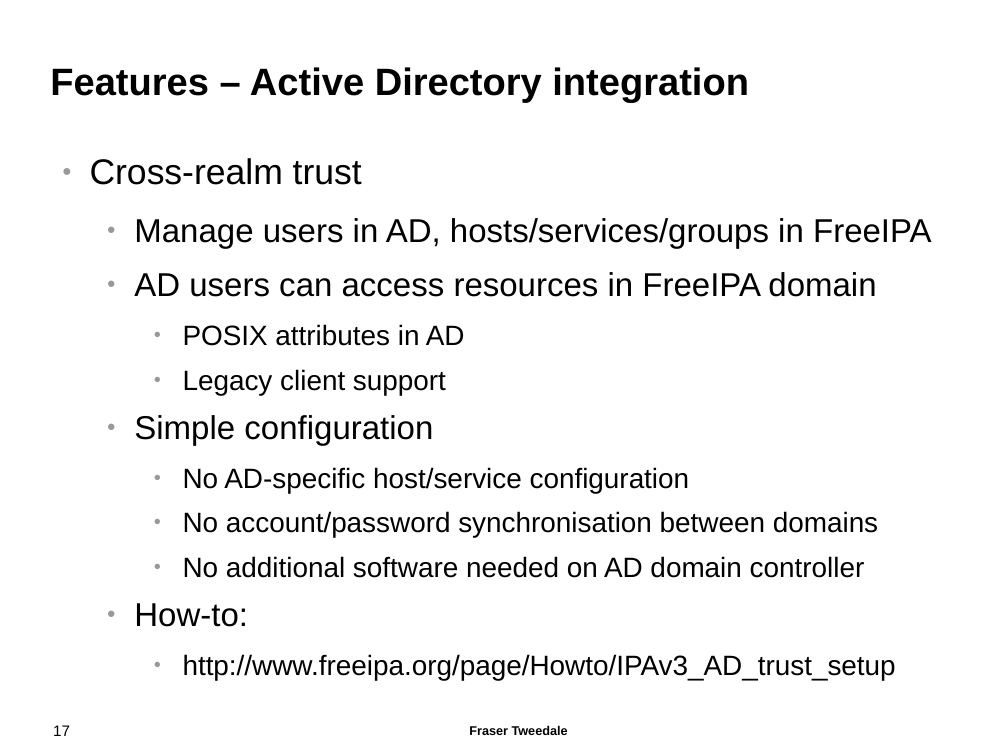
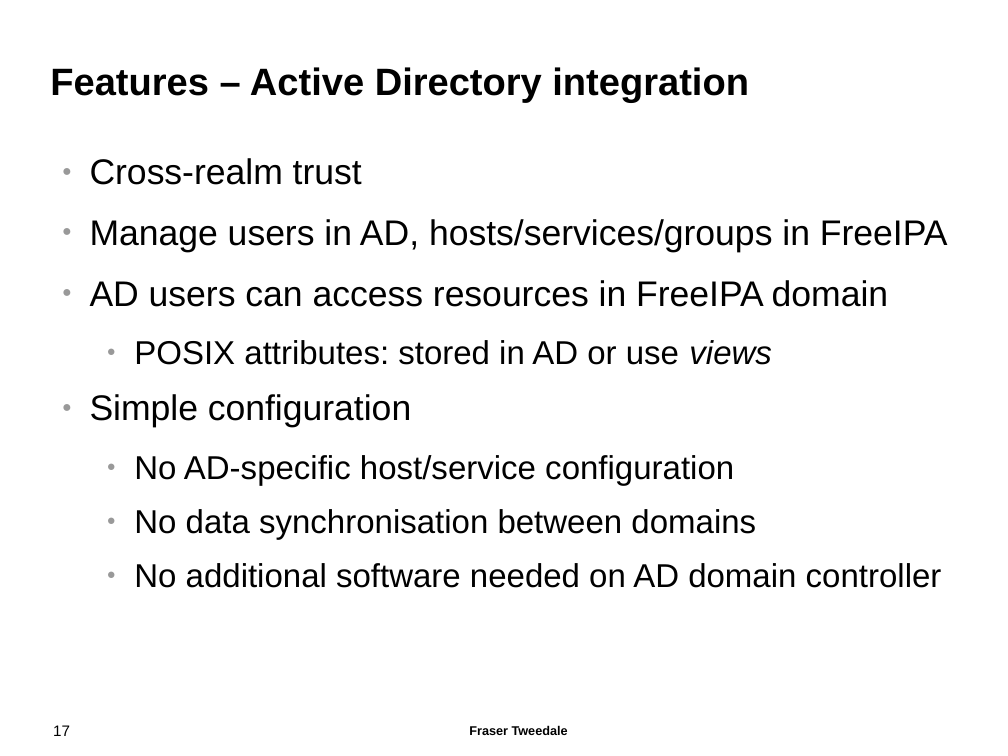
Before and after one commit to frasertweedale/talks, a slide deck: slide 17 of 20141106-osdc-freeipa/osdc2014-freeipa.odp. Drawn at 1008x756 pixels with LibreOffice and Linux fonts; fonts in the diff are those of the drawing; background and template pictures are left out. Boxes give left, top, right and bottom in pixels: in the first picture for what was removed or moved away, otherwise in the second. Text is boxed around its words. In the diff, an @@ line names an element or a change of style, - is before the commit and + after.

Commit message:
osdc2014-freeipa: update slides

```diff
--- a/20141106-osdc-freeipa/osdc2014-freeipa.odp
+++ b/20141106-osdc-freeipa/osdc2014-freeipa.odp
@@ text at [90,219,948,588]: size 26 to 28 pt in "Manage users in AD, hosts/services/groups in FreeIPA", "AD users can access resources in FreeIPA ...", "Simple configuration"; size 22 to 26 pt in "No AD-specific host/service configuration", "No additional software needed on AD domain ..."; list level 2 to 1 in "Manage users in AD, hosts/services/groups ..."; list level 2 to 1 in "AD users can access resources ..."; list level 2 to 1 in "Simple configuration"; list level 3 to 2 in "No AD-specific host/service configuration"; list level 3 to 2 in "No additional software needed on ..." @@
@@ text at [134,340,772,365]: text changed; size 22 to 26 pt @@
-    ● POSIX attributes in AD
-    ● Legacy client support
+  ● POSIX attributes: stored in AD or use views
@@ text at [134,509,756,539]: text changed; size 22 to 26 pt @@
-    ● No account/password synchronisation between domains
+  ● No data synchronisation between domains
@@ text at [134,603,896,680]: paragraphs removed @@
-  ● How-to:
-    ● http://www.freeipa.org/page/Howto/IPAv3_AD_trust_setup
```
Also in this commit, not shown: 13 other slides changed, 1 slide added.
